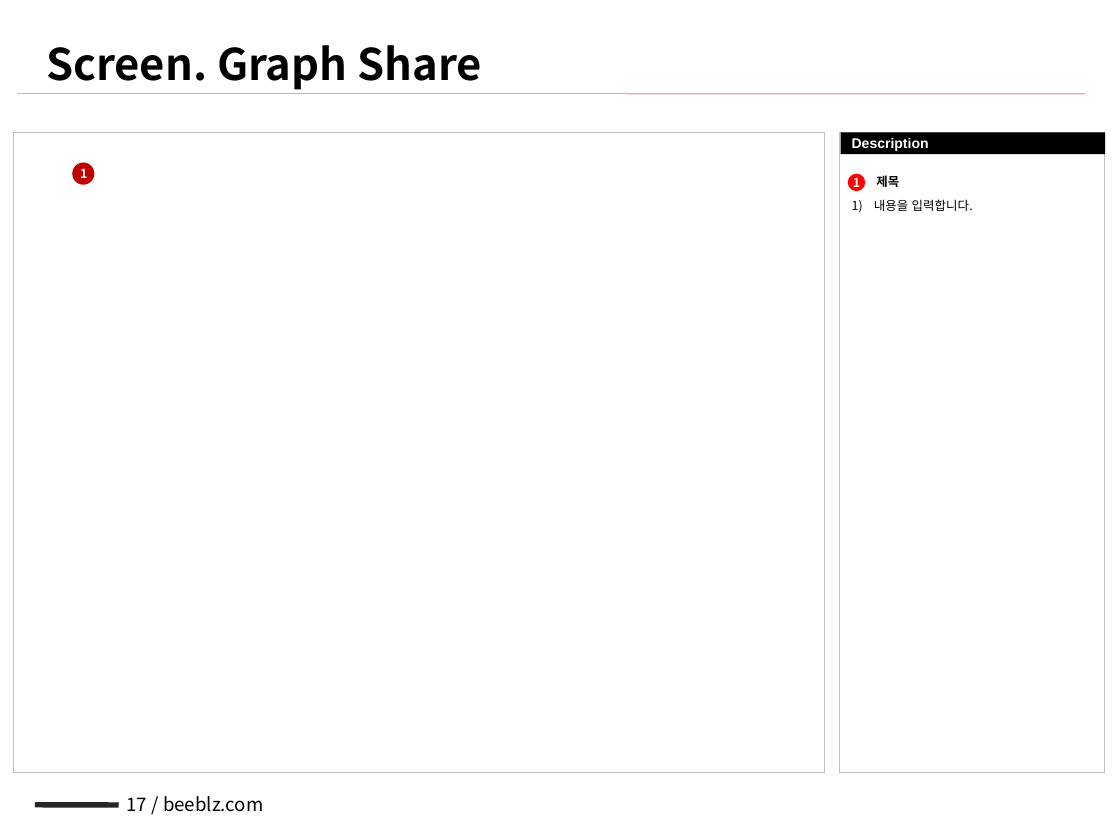
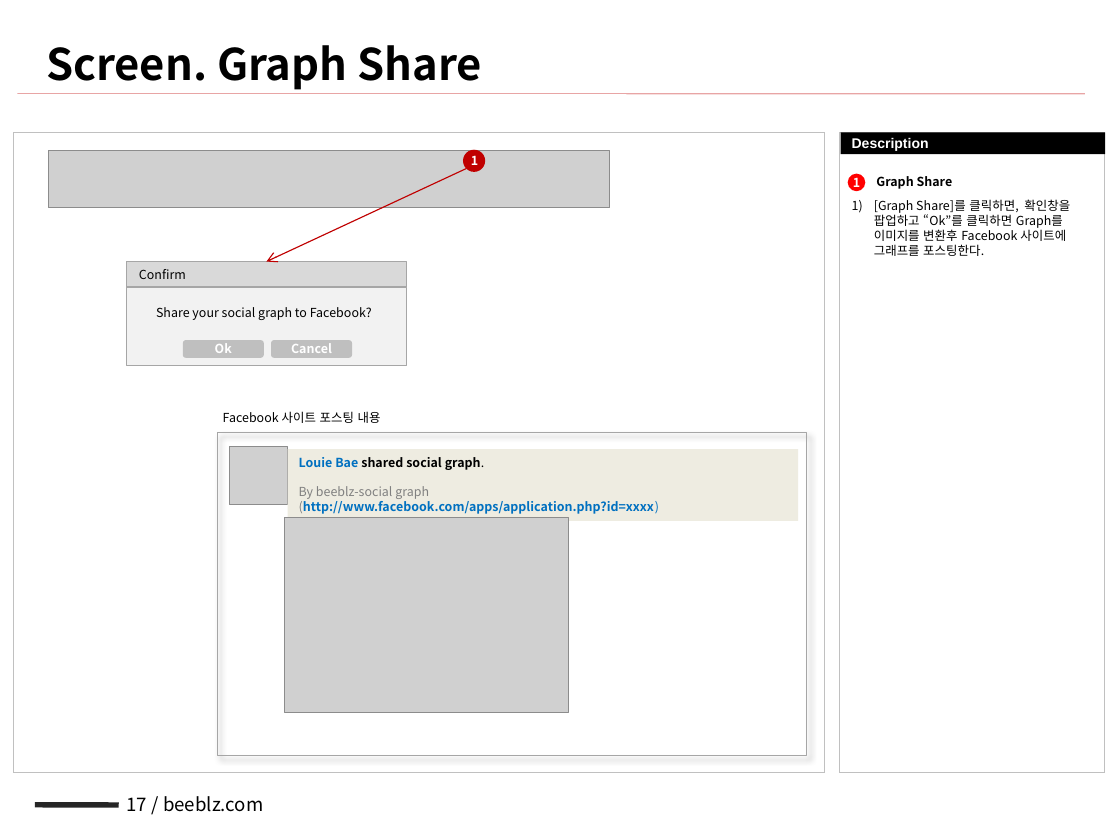
Before and after one commit to NathanaelFebrianto/sonya, a slide deck: slide 17 of beeblz/beeblz-facebook/doc/facebook_sna_v0.1_20101216_배영규.pptx. Drawn at 1120x840 pixels with LibreOffice and Linux fonts; fonts in the diff are those of the drawing; grey boxes stand for pictures. Boxes give left, top, right and bottom in pixels: in the first picture for what was removed or moved away, otherwise in the second. Text is boxed around its words. In the diff, an @@ line names an element or a change of style, - is before the commit and + after.

```diff
--- a/beeblz/beeblz-facebook/doc/facebook_sna_v0.1_20101216_배영규.pptx
+++ b/beeblz/beeblz-facebook/doc/facebook_sna_v0.1_20101216_배영규.pptx
@@ picture added at [48, 151, 609, 208] @@
@@ arrow added from (466, 169) to (267, 262), #C00000 0.75 pt @@
@@ ellipse "1": place and size @@
-ellipse "1" at [72, 162, 94, 185]
+ellipse "1" at [463, 150, 485, 172]
@@ text at [876, 176, 953, 189]: text changed @@
-제목
+Graph Share
@@ text at [874, 199, 1070, 256]: text changed @@
-1) 내용을 입력합니다.
+1) [Graph Share]를 클릭하면, 확인창을 팝업하고 “Ok”를 클릭하면 Graph를 이미지를 변환후 Facebook 사이트에 그래프를 포스팅한다.
@@ group added at [127, 262, 407, 365]: 2 rectangles, 2 texts, 2 rounded rectangles @@
+Share your social graph to Facebook?
+Ok
+Cancel
+Confirm
@@ text added at [223, 411, 381, 423], 8 pt, text #000000 @@
+Facebook 사이트 포스팅 내용
@@ rectangle added at [217, 433, 806, 756], outline #A6A6A6 0.75 pt @@
@@ picture added at [230, 447, 288, 505] @@
@@ rectangle added at [288, 449, 799, 521], fill #EEECE1, 8 pt, text #0070C0, bold @@
+Louie Bae shared social graph.
+By beeblz-social graph
+(http://www.facebook.com/apps/application.php?id=xxxx)
@@ picture added at [284, 517, 569, 712] @@
```
Also in this commit, not shown: 6 other slides changed, 2 slides removed, 1 other file.
